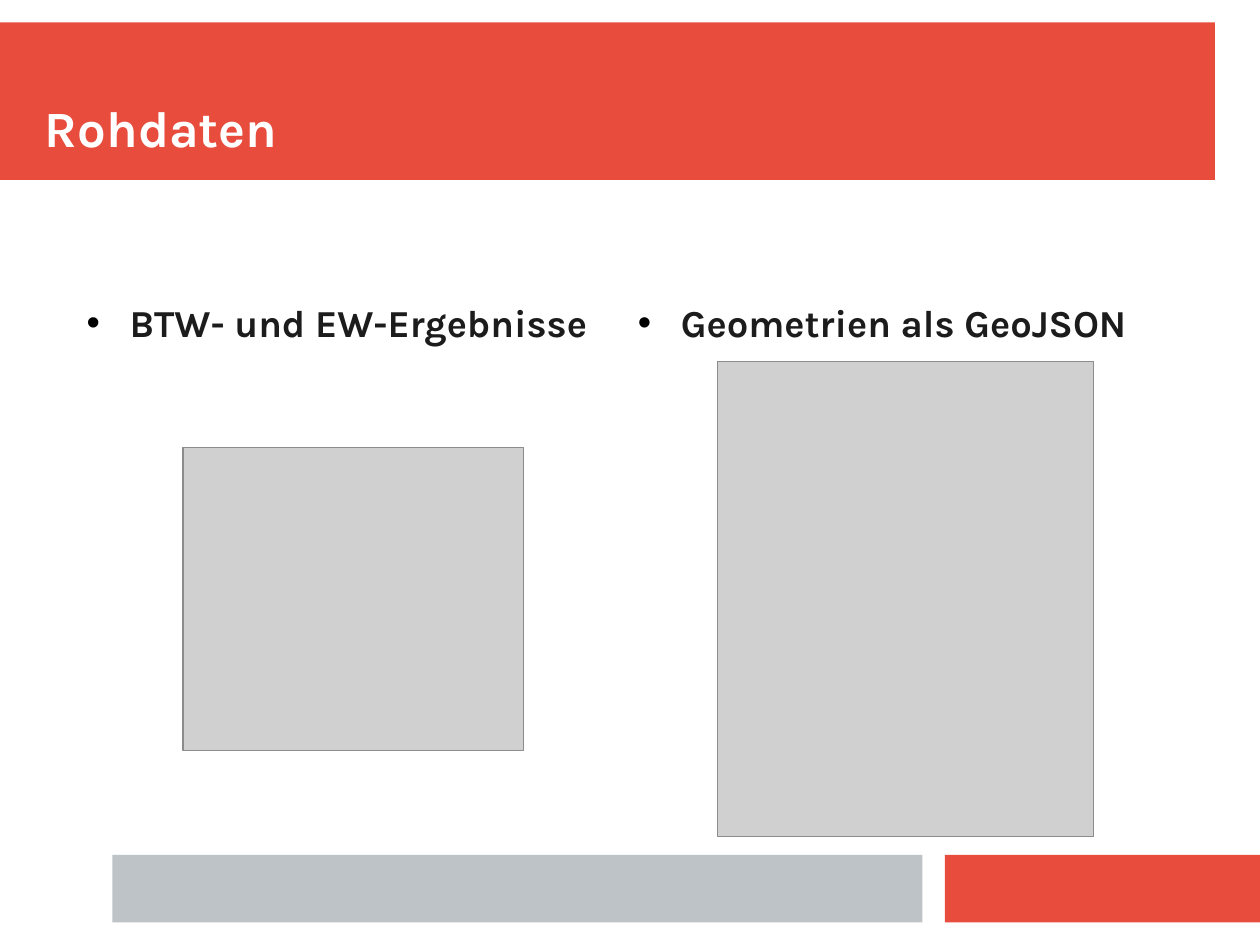
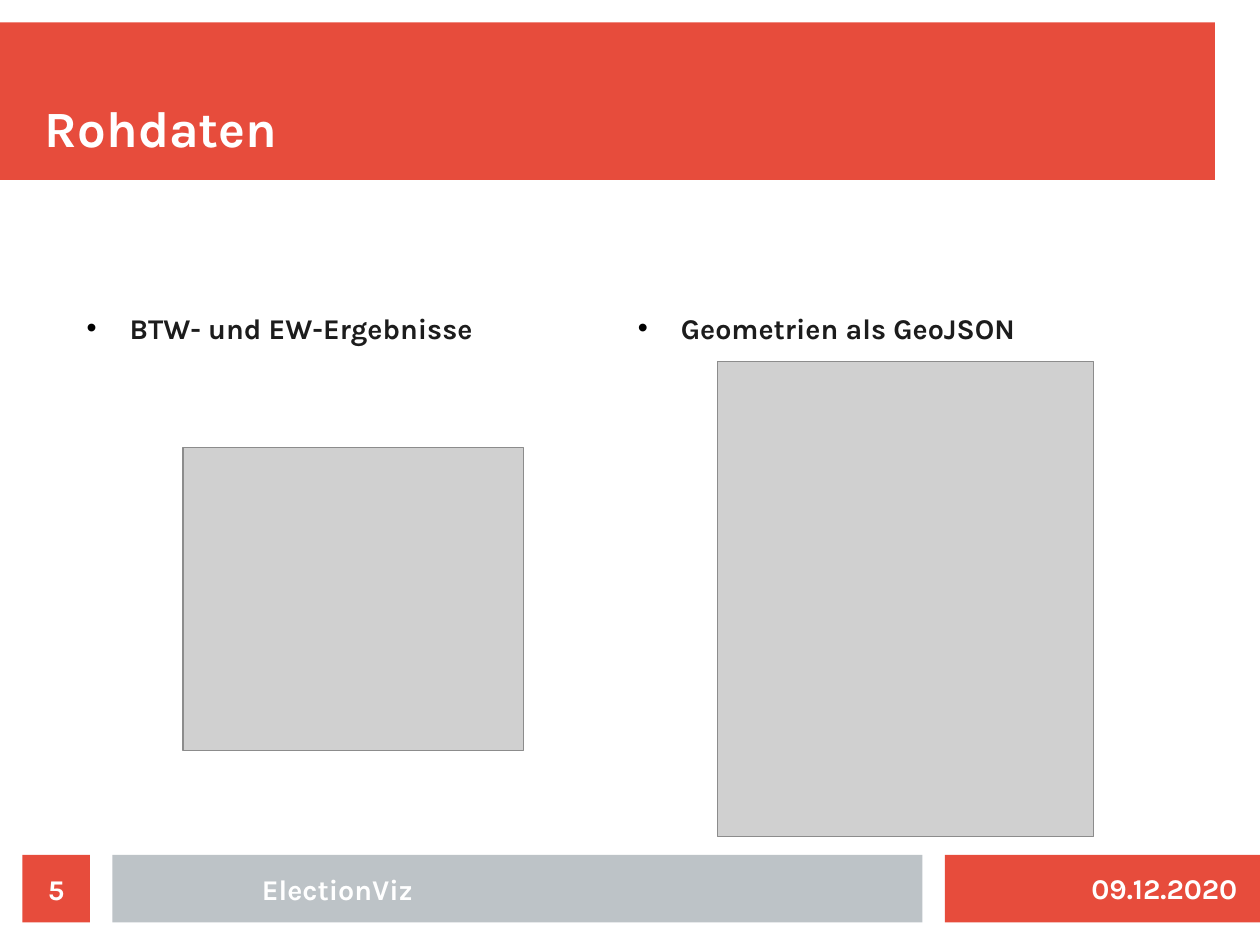
Before and after one commit to fziegner/election-visualization, a slide deck: slide 5 of slides_wcm_abschlusspraesentation.odp. Drawn at 1260x945 pixels with LibreOffice and Linux fonts; fonts in the diff are those of the drawing; grey boxes stand for pictures. Boxes give left, top, right and bottom in pixels: in the first picture for what was removed or moved away, otherwise in the second. Text is boxed around its words. In the diff, an @@ line names an element or a change of style, - is before the commit and + after.

```diff
--- a/slides_wcm_abschlusspraesentation.odp
+++ b/slides_wcm_abschlusspraesentation.odp
@@ text "BTW- und EW-Ergebnisse" at box(130, 318, 473, 346): size 24 to 18 pt @@
@@ text "Geometrien als GeoJSON" at box(681, 318, 1014, 340): size 24 to 18 pt @@
@@ page number added at box(23, 855, 90, 923), fill #E74C3C, 18 pt, text #FFFFFF, bold @@
+5
@@ text added at box(262, 880, 413, 900), 18 pt, text #FFFFFF, bold @@
+ElectionViz
@@ text added at box(1091, 880, 1237, 900), 18 pt, text #FFFFFF, bold @@
+09.12.2020
```
Also in this commit, not shown: 8 other slides changed.
